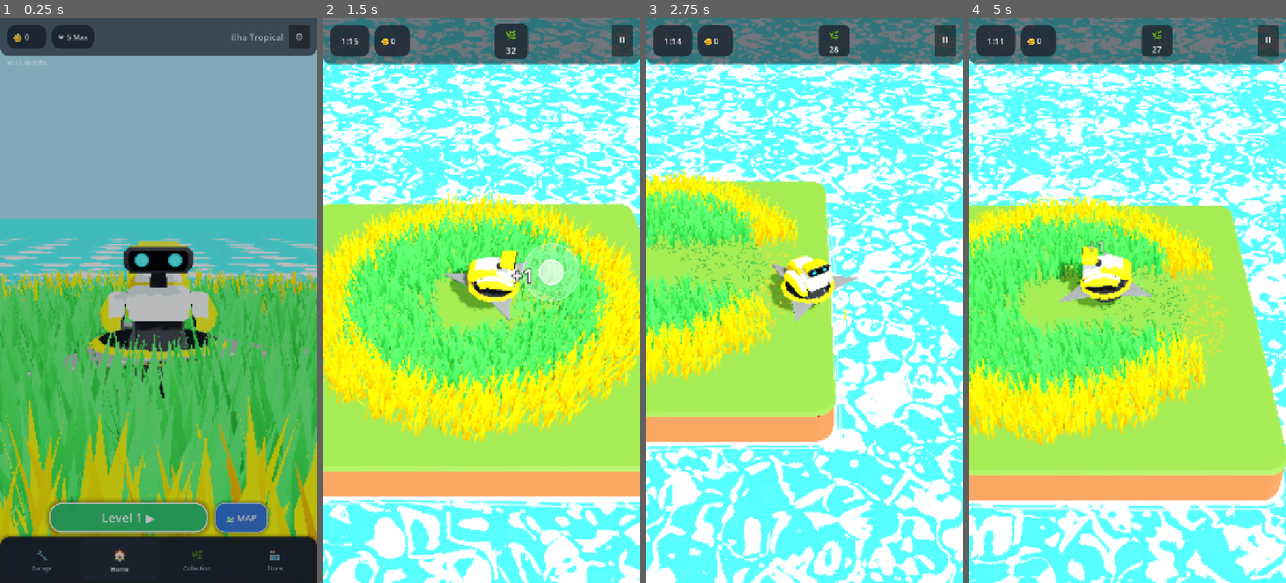
Above: before the commit, frames 1-4 (left to right).
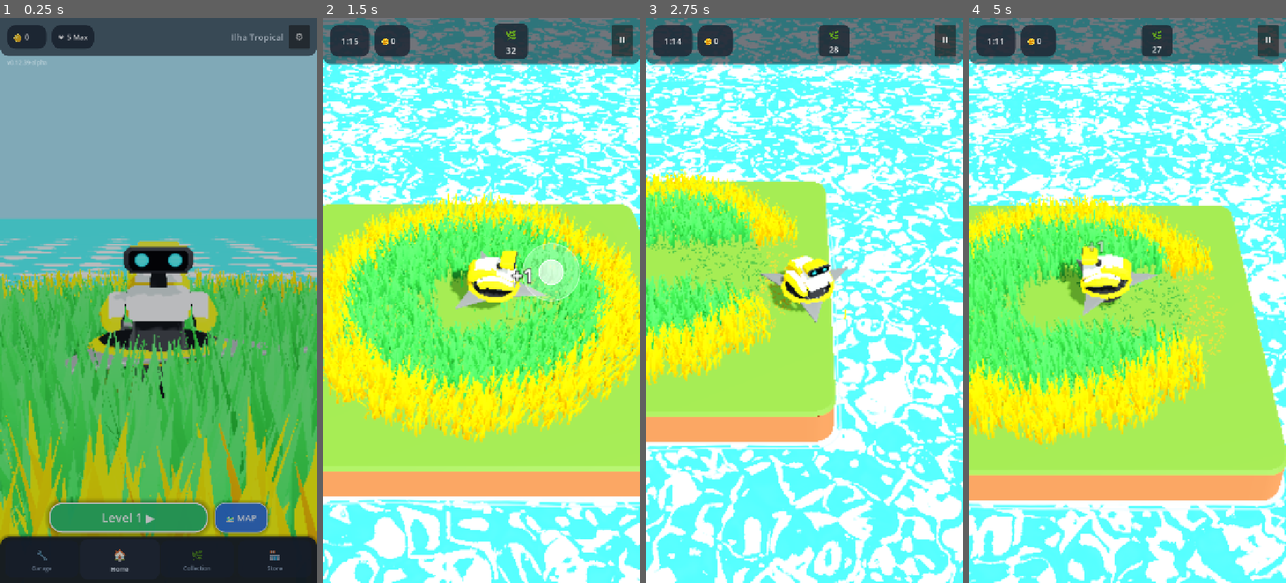
Above: after the commit, the same moments.

Repository: rogerbif/grass-cut-bot
Game: Godot game, scene res://scenes/menu/main_menu.tscn
Same seed, same stepped clock (60 frames per second), same inputs: the game is played once before the commit and once after it.
Inputs (mouse positions are in pixels of both pictures, inside the frame that each line leads up to):
- Up to frame 1 (0.25 s): no input
- Up to frame 2 (1.5 s): click "Level 1 ▶" at 0.5 s; tap Enter at 1.25 s; move the mouse to (551, 272) at 1.27 s; hold Right (ui_right) from 1.28 s (still down); hold Alt from 1.28 s (still down); click (551, 272) at 1.42 s
- Up to frame 3 (2.75 s): release Right (ui_right) at 2 s; release Alt at 2 s; drag from (741, 328) to (788, 413) at 2.02 s
- Up to frame 4 (5 s): move the mouse to (1159, 176) at 2.77 s; hold Right (ui_right) 2.78-3.5 s; tap Z at 2.85 s; drag from (1111, 413) to (1032, 215) at 3.52 s; move the mouse to (1222, 385) at 4.27 s; hold Left (ui_left) from 4.28 s (still down); tap 1 at 4.35 s

The runs differ from the first frame. In frame 1, less than 0.1% of the frame differs, in the area x 8-98%, y 8-64%; in frame 2, 0.6%, in the area x 38-71%, y 41-54%; in frame 3, 0.5%; in frame 4, 0.6%.

Commit message:
feat(cutter,plants): +20% blade speed decoupled from body yaw, +30% flower scale and 1st-hit short knockback (v0.12.39-alpha)

Diff:
--- a/project.godot
+++ b/project.godot
@@ -11,7 +11,7 @@
 [application]
 
 config/name="Grass Cut Bot"
-config/version="0.12.38-alpha"
+config/version="0.12.39-alpha"
 run/main_scene="res://scenes/menu/main_menu.tscn"
 config/features=PackedStringArray("4.7", "Mobile")
 boot_splash/image="uid://3pegaomvcdut"
--- a/scripts/core/game_version.gd
+++ b/scripts/core/game_version.gd
@@ -7,7 +7,7 @@
 
 const MAJOR: int = 0
 const MINOR: int = 12
-const PATCH: int = 38
+const PATCH: int = 39
 const STAGE: String = "ALPHA" # "PRE-ALPHA", "ALPHA", "BETA", "RC", "RELEASE"
 const BUILD_TYPE: String = "dev" # "dev", "nightly", "public"
 
--- a/scripts/cutter/cutter.gd
+++ b/scripts/cutter/cutter.gd
@@ -3,8 +3,8 @@
 @export var base_speed: float = 3.25
 @export var acceleration: float = 24.0
 @export var friction: float = 18.0
-@export var rotation_speed: float = 600.0 # Graus por segundo de rotação da serra em velocidade máxima (em movimento)
-@export var idle_rotation_speed: float = 90.0 # Graus por segundo de rotação suave da serra quando parado (marcha lenta)
+@export var rotation_speed: float = 720.0 # Graus por segundo de rotação da serra em velocidade máxima (+20% ativo)
+@export var idle_rotation_speed: float = 108.0 # Graus por segundo de rotação suave da serra quando parado (+20% stand)
 @export var knockback_force: float = 4.75 # Afastamento/ricochete calibrado ao colidir a lâmina com rochas
 
 @export_group("Procedural Motion")
@@ -42,7 +42,10 @@
 var stun_timer: float = 0.0
 var _shock_cooldown: float = 0.0
 var idle_eyes_timer: float = 0.0
-var current_blade_speed: float = 90.0
+var current_blade_speed: float = 108.0
+var _blade_spin_angle: float = 0.0
+var _initial_blade_pos: Vector3 = Vector3(0.0, 0.258, 0.0)
+var _initial_body_pos: Vector3 = Vector3(0.0, 0.72, 0.0)
 var vegetation_grid: Node3D = null
 
 var _is_celebrating: bool = false
@@ -84,12 +87,13 @@
 	add_to_group("cutter")
 	current_blade_speed = idle_rotation_speed
 	_cached_cutter_speed = base_speed
-	if blade_spinner != null and robot_body != null:
-		blade_spinner.reparent(robot_body, true)
+	if blade_spinner != null:
+		_initial_blade_pos = blade_spinner.position
 		for child: Node in blade_spinner.get_children():
 			if child is GeometryInstance3D:
 				(child as GeometryInstance3D).cast_shadow = GeometryInstance3D.SHADOW_CASTING_SETTING_OFF
 	if robot_body:
+		_initial_body_pos = robot_body.position
 		robot_body.rotation.y = 0.0 # Virado de frente para a câmera (+Z)
 		initial_body_y = robot_body.position.y
 		last_body_yaw = 0.0
@@ -362,12 +366,23 @@
 		blade_shape.shape.radius = radius
 
 	# Escala da malha visual da serra 1:1 com o raio físico (compensando VisualPivot 0.62 * 1.66m = 1.03m)
-	var visual_scale: float = radius / 1.03
-	if blade_spinner:
-		blade_spinner.scale = Vector3(visual_scale, 1.0, visual_scale)
+	_sync_blade_spinner_transform()
 
 	_update_blade_tier_visual()
 	_update_shader_globals()
+
+func _sync_blade_spinner_transform() -> void:
+	if blade_spinner == null:
+		return
+	var visual_scale: float = _cached_blade_radius / 1.03
+	var tilt_quat: Quaternion = Quaternion.IDENTITY
+	if robot_body != null:
+		var chassis_up: Vector3 = robot_body.basis.y.normalized()
+		if chassis_up.distance_squared_to(Vector3.UP) > 0.000001:
+			tilt_quat = Quaternion(Vector3.UP, chassis_up)
+		blade_spinner.position = robot_body.position + robot_body.basis * (_initial_blade_pos - _initial_body_pos)
+	var spin_quat: Quaternion = Quaternion(Vector3.UP, _blade_spin_angle)
+	blade_spinner.basis = Basis(tilt_quat * spin_quat).scaled(Vector3(visual_scale, 1.0, visual_scale))
 
 func _update_blade_tier_visual() -> void:
 	var tier: int = 1
@@ -399,8 +414,7 @@
 		input_direction = Vector2.ZERO
 		if _is_celebrating:
 			current_blade_speed = idle_rotation_speed
-			if blade_spinner != null:
-				blade_spinner.rotate_y(deg_to_rad(current_blade_speed * delta))
+			_blade_spin_angle = fposmod(_blade_spin_angle + deg_to_rad(current_blade_speed * delta), TAU)
 			_process_victory_idle_behavior(delta)
 		else:
 			current_blade_speed = 0.0
@@ -408,13 +422,12 @@
 		return
 
 	# Rotação da serra circular: rotação acelerada durante deslocamento e marcha lenta suave quando parado
+	# Independente do giro horizontal (yaw) do corpo do robô
 	var is_moving: bool = velocity.length_squared() > 0.01 or input_direction.length_squared() > 0.01
 	var target_blade_speed: float = rotation_speed if is_moving else idle_rotation_speed
 	var blade_accel: float = 12.0 if is_moving else 3.5
 	current_blade_speed = lerp(current_blade_speed, target_blade_speed, blade_accel * delta)
-
-	if blade_spinner:
-		blade_spinner.rotate_y(deg_to_rad(current_blade_speed * delta))
+	_blade_spin_angle = fposmod(_blade_spin_angle + deg_to_rad(current_blade_speed * delta), TAU)
 
 	# Atualiza o olhar do robô e o ciclo de sono em idle
 	if robot_eyes:
@@ -444,6 +457,7 @@
 			velocity = col_result["velocity"]
 		_process_procedural_motion(delta, target_speed)
 		_check_obstacle_collisions()
+		_process_cutting()
 		_update_shader_globals()
 		return
 
@@ -490,6 +504,7 @@
 	# Se não estiver jogando, interpola tudo suavemente de volta ao repouso (a não ser que esteja comemorando ou derrotado)
 	if GameManager != null and GameManager.current_state != GameManager.GameState.PLAYING:
 		if _is_celebrating or _is_defeated:
+			_sync_blade_spinner_transform()
 			return
 		current_pitch = lerp(current_pitch, 0.0, 8.0 * delta)
 		current_roll = lerp(current_roll, 0.0, 8.0 * delta)
@@ -503,6 +518,7 @@
 			head_node.rotation = head_node.rotation.lerp(Vector3.ZERO, 8.0 * delta)
 		if neck_node:
 			neck_node.rotation = neck_node.rotation.lerp(Vector3.ZERO, 8.0 * delta)
+		_sync_blade_spinner_transform()
 		return
 
 	# --- 1. Dinâmica de Inclinação (Pitch & Roll / Lean) ---
@@ -566,6 +582,8 @@
 	if head_node:
 		head_node.rotation.y = head_yaw_lag
 		head_node.rotation.x = lerp_angle(head_node.rotation.x, -current_pitch * 0.25, 12.0 * delta)
+
+	_sync_blade_spinner_transform()
 
 ## Reconstrói o cache contíguo de obstáculos da fase para eliminar buscas dinâmicas na SceneTree a cada physics tick.
 func rebuild_obstacles_cache() -> void:
@@ -723,6 +741,20 @@
 	var idx: int = _overlapping_vegetation.find(area)
 	if idx != -1:
 		_overlapping_vegetation.remove_at(idx)
+
+func _trigger_plant_first_hit_knockback(normal: Vector3) -> void:
+	var dir: Vector3 = Vector3(normal.x, 0.0, normal.z)
+	if dir.length_squared() < 0.0001:
+		if velocity.length_squared() > 0.001:
+			dir = -Vector3(velocity.x, 0.0, velocity.z).normalized()
+		else:
+			dir = Vector3(0.0, 0.0, 1.0)
+	else:
+		dir = dir.normalized()
+	is_stunned = true
+	stun_timer = 0.08
+	velocity = dir * 2.15
+	shock_compression = -0.022
 
 func _cut_vegetation_area(area: Area3D) -> bool:
 	if area == null or not is_instance_valid(area):
@@ -734,17 +766,26 @@
 		return true
 	if GameManager != null and GameManager.current_state != GameManager.GameState.PLAYING:
 		return false
+	var old_hp: int = int(plant.get("health"))
+	var max_hp: int = int(plant.get("max_health"))
 	if plant.has_method("cut"):
 		plant.call("cut", _cached_cutter_power)
+	var new_hp: int = int(plant.get("health"))
+	if max_hp > 1 and old_hp == max_hp and new_hp < old_hp and new_hp > 0:
+		var plant_3d: Node3D = plant as Node3D
+		if plant_3d != null:
+			_trigger_plant_first_hit_knockback(global_position - plant_3d.global_position)
 	return bool(plant.get("is_cut"))
 
 func _process_cutting() -> void:
 	if vegetation_grid != null and is_instance_valid(vegetation_grid):
-		if global_position.distance_squared_to(_last_cut_pos) < 0.0004 and absf(_cached_blade_radius - _last_cut_radius) < 0.001:
-			return
 		_last_cut_pos = global_position
 		_last_cut_radius = _cached_blade_radius
-		vegetation_grid.call("cut_in_circle", global_position, _cached_blade_radius, _cached_cutter_power)
+		var first_hit_recoil: Variant = vegetation_grid.call("cut_in_circle", global_position, _cached_blade_radius, _cached_cutter_power)
+		if first_hit_recoil is Vector3:
+			var recoil_vec: Vector3 = first_hit_recoil as Vector3
+			if recoil_vec.length_squared() > 0.0001:
+				_trigger_plant_first_hit_knockback(recoil_vec)
 		return
 	if _overlapping_vegetation.is_empty():
 		return
--- a/scripts/menu/island_node.gd
+++ b/scripts/menu/island_node.gd
@@ -519,7 +519,7 @@
 					var fx: int = int(od.get("gx", 0))
 					var fz: int = int(od.get("gz", 0))
 					var f_pos: Vector3 = LevelJsonLoader.grid_to_world(fx, fz, width, height, cell_size)
-					var f_basis: Basis = Basis(Vector3.UP, fmod(float(fx * 79 + fz * 31), TAU)).scaled(Vector3(0.52, 0.52, 0.52))
+					var f_basis: Basis = Basis(Vector3.UP, fmod(float(fx * 79 + fz * 31), TAU)).scaled(Vector3(0.676, 0.676, 0.676))
 					var f_key: String = o_type if veg_transforms_by_type.has(o_type) else "flower"
 					(veg_transforms_by_type[f_key] as Array[Transform3D]).append(Transform3D(f_basis, f_pos))
 				elif o_type == "wheat":
@@ -547,12 +547,12 @@
 				var scale_y: float = lerpf(0.55, 0.70, scale_factor) * (0.95 + fmod(s_seed * 0.13, 0.10))
 				var scale_xz: float = lerpf(0.34, 0.46, scale_factor) * (0.95 + fmod(s_seed * 0.27, 0.10))
 				scale_vec = Vector3(scale_xz, scale_y, scale_xz)
-			elif v_type != "flower":
+			elif not v_type.begins_with("flower"):
 				var scale_y: float = lerpf(0.48, 0.62, scale_factor) * (0.95 + fmod(s_seed * 0.13, 0.10))
 				var scale_xz: float = lerpf(0.32, 0.44, scale_factor) * (0.95 + fmod(s_seed * 0.27, 0.10))
 				scale_vec = Vector3(scale_xz, scale_y, scale_xz)
 			else:
-				var sf: float = 0.52 * scale_factor
+				var sf: float = 0.676 * scale_factor
 				scale_vec = Vector3(sf, sf, sf)
 
 			var g_basis: Basis = Basis(Vector3.UP, random_rot) * Basis.from_scale(scale_vec)
@@ -587,7 +587,7 @@
 				var fx: int = int((obj_item as Dictionary).get("gx", 0))
 				var fz: int = int((obj_item as Dictionary).get("gz", 0))
 				var f_pos: Vector3 = Vector3(offset_x + float(fx) * cell_size, 0.0, offset_z + float(fz) * cell_size)
-				var f_basis: Basis = Basis(Vector3.UP, fmod(float(fx * 79 + fz * 31), TAU)).scaled(Vector3(0.52, 0.52, 0.52))
+				var f_basis: Basis = Basis(Vector3.UP, fmod(float(fx * 79 + fz * 31), TAU)).scaled(Vector3(0.676, 0.676, 0.676))
 				(veg_transforms_by_type["flower"] as Array[Transform3D]).append(Transform3D(f_basis, f_pos))
 
 		for r: int in range(rows):
@@ -610,7 +610,7 @@
 					var flower_pos: Vector3 = veg_field.call("cell_to_world", lx * 2, lz * 2, cell_size) as Vector3
 					flower_pos.x += 0.10
 					flower_pos.z += 0.10
-					var f_basis: Basis = Basis(Vector3.UP, fmod(float(lx * 79 + lz * 31), TAU)).scaled(Vector3(0.52, 0.52, 0.52))
+					var f_basis: Basis = Basis(Vector3.UP, fmod(float(lx * 79 + lz * 31), TAU)).scaled(Vector3(0.676, 0.676, 0.676))
 					(veg_transforms_by_type["flower"] as Array[Transform3D]).append(Transform3D(f_basis, flower_pos))
 					continue
 
@@ -629,12 +629,12 @@
 					var scale_y: float = lerpf(0.55, 0.70, edge_t) * (0.95 + fmod(sub_seed * 0.13, 0.10))
 					var scale_xz: float = lerpf(0.34, 0.46, edge_t) * (0.95 + fmod(sub_seed * 0.27, 0.10))
 					scale_vec = Vector3(scale_xz, scale_y, scale_xz)
-				elif v_type != "flower":
+				elif not v_type.begins_with("flower"):
 					var scale_y: float = lerpf(0.48, 0.62, edge_t) * (0.95 + fmod(sub_seed * 0.13, 0.10))
 					var scale_xz: float = lerpf(0.32, 0.44, edge_t) * (0.95 + fmod(sub_seed * 0.27, 0.10))
 					scale_vec = Vector3(scale_xz, scale_y, scale_xz)
 				else:
-					var sf: float = 0.52
+					var sf: float = 0.676
 					scale_vec = Vector3(sf, sf, sf)
 
 				var g_basis: Basis = Basis(Vector3.UP, rot_y) * Basis.from_scale(scale_vec)
--- a/scripts/menu/menu_bot.gd
+++ b/scripts/menu/menu_bot.gd
@@ -14,7 +14,7 @@
 
 const TELEPORT_SHADER: Shader = preload("res://shaders/teleport_effect.gdshader")
 
-@export var blade_rotation_speed: float = 75.0 # Graus por segundo de rotação suave da lâmina
+@export var blade_rotation_speed: float = 90.0 # Graus por segundo de rotação suave da lâmina (+20% stand)
 @export var move_distance: float = 0.50          # Distância máxima de avanço frontal (meio metro)
 @export var drive_speed: float = 0.42           # Velocidade de deslocamento suave na ilha (m/s)
 
@@ -45,6 +45,9 @@
 
 # Expressões randômicas
 var _expression_timer: float = 0.0
+var _blade_spin_angle: float = 0.0
+var _initial_blade_pos: Vector3 = Vector3(0.0, 0.258, 0.0)
+var _initial_body_pos: Vector3 = Vector3(0.0, 0.72, 0.0)
 
 @onready var visual_pivot: Node3D = $VisualPivot if has_node("VisualPivot") else self
 @onready var robot_body: Node3D = get_node_or_null("VisualPivot/GrassBot/Robot/Body") as Node3D
@@ -60,12 +63,13 @@
 
 func _ready() -> void:
 	base_position = position
-	if blade_spinner != null and robot_body != null:
-		blade_spinner.reparent(robot_body, true)
+	if blade_spinner != null:
+		_initial_blade_pos = blade_spinner.position
 		for child: Node in blade_spinner.get_children():
 			if child is GeometryInstance3D:
 				(child as GeometryInstance3D).cast_shadow = GeometryInstance3D.SHADOW_CASTING_SETTING_OFF
 	if robot_body != null:
+		_initial_body_pos = robot_body.position
 		robot_body.rotation.y = 0.0 # Rosto e serra voltados para a câmera do menu
 
 	_setup_eyes()
@@ -95,21 +99,34 @@
 		robot_eyes.set_expression(RobotEyes.EyeExpression.NORMAL)
 
 func _process(delta: float) -> void:
-	# 1. Rotação suave contínua da lâmina em marcha lenta
-	if blade_spinner != null:
-		blade_spinner.rotate_y(deg_to_rad(blade_rotation_speed * delta))
+	# 1. Rotação suave contínua da lâmina em marcha lenta (independente do giro yaw do corpo)
+	_blade_spin_angle = fposmod(_blade_spin_angle + deg_to_rad(blade_rotation_speed * delta), TAU)
 
 	if is_teleporting:
+		_sync_blade_spinner_transform()
 		return
 
 	# 2. Condução física e máquina de estados de locomoção
 	_process_locomotion(delta)
+	_sync_blade_spinner_transform()
 
 	# 3. Articulação expressiva autônoma da cabeça
 	_process_head_motion(delta)
 
 	# 4. Alternância randômica de humores e expressões nos olhos de LED
 	_process_random_expressions(delta)
+
+func _sync_blade_spinner_transform() -> void:
+	if blade_spinner == null:
+		return
+	var tilt_quat: Quaternion = Quaternion.IDENTITY
+	if robot_body != null:
+		var chassis_up: Vector3 = robot_body.basis.y.normalized()
+		if chassis_up.distance_squared_to(Vector3.UP) > 0.000001:
+			tilt_quat = Quaternion(Vector3.UP, chassis_up)
+		blade_spinner.position = robot_body.position + robot_body.basis * (_initial_blade_pos - _initial_body_pos)
+	var spin_quat: Quaternion = Quaternion(Vector3.UP, _blade_spin_angle)
+	blade_spinner.basis = Basis(tilt_quat * spin_quat)
 
 func _process_locomotion(delta: float) -> void:
 	_state_timer -= delta
--- a/scripts/plants/plant.gd
+++ b/scripts/plants/plant.gd
@@ -43,8 +43,12 @@
 		var scale_y: float = randf_range(0.53, 0.64)
 		var scale_xz: float = randf_range(0.40, 0.45)
 		visual_mesh.scale = Vector3(scale_xz, scale_y, scale_xz)
+	elif type == PlantType.FLOWER:
+		# Flores com +30% de escala visual (0.48~0.58 * 1.30 = 0.624~0.754)
+		var flower_scale: float = randf_range(0.624, 0.754)
+		visual_mesh.scale = Vector3(flower_scale, flower_scale, flower_scale)
 	else:
-		# Flores e trigo proporcionais ao slot de célula de 0.40m
+		# Trigo proporcional ao slot de célula de 0.40m
 		var random_scale: float = randf_range(0.48, 0.58)
 		visual_mesh.scale = Vector3(random_scale, random_scale, random_scale)
 
--- a/scripts/plants/vegetation_grid.gd
+++ b/scripts/plants/vegetation_grid.gd
@@ -771,7 +771,7 @@
 				var scale_xz: float = lerpf(0.34, 0.46, scale_factor) * (0.95 + fmod(s_seed * 0.27, 0.10))
 				scale_vec = Vector3(scale_xz, scale_y, scale_xz)
 			else:
-				var sf: float = 0.52 * scale_factor
+				var sf: float = 0.676 * scale_factor
 				scale_vec = Vector3(sf, sf, sf)
 
 			var inst_basis: Basis = Basis(Vector3.UP, random_rot) * Basis.from_scale(scale_vec)
@@ -1091,8 +1091,8 @@
 				var scale_xz: float = lerpf(0.34, 0.46, edge_t) * (0.95 + fmod(s_seed * 0.27, 0.10))
 				scale_vec = Vector3(scale_xz, scale_y, scale_xz)
 			else:
-				# Flor
-				var sf: float = 0.52
+				# Flor (+30% de escala visual: 0.52 * 1.30 = 0.676)
+				var sf: float = 0.676
 				scale_vec = Vector3(sf, sf, sf)
 
 			var inst_basis: Basis = Basis(Vector3.UP, random_rot) * Basis.from_scale(scale_vec)
@@ -1252,10 +1252,10 @@
 	return tree.root.get_node_or_null("GameManager")
 
 
-func cut_in_circle(center: Vector3, blade_radius: float, power: int) -> void:
+func cut_in_circle(center: Vector3, blade_radius: float, power: int) -> Vector3:
 	var gm: Node = _get_game_manager()
 	if gm != null and int(gm.get("current_state")) != 1:
-		return
+		return Vector3.ZERO
 
 	# Pinta a trilha contínua da serra no solo
 	if _lawn_cut_trail != null and is_instance_valid(_lawn_cut_trail):
@@ -1271,6 +1271,7 @@
 	var now_sec: float = float(Time.get_ticks_msec()) * 0.001
 	var particles_spawned_this_frame: int = 0
 	var new_shaking_tufts: PackedInt32Array = PackedInt32Array()
+	var first_hit_recoil: Vector3 = Vector3.ZERO
 
 	for cx: int in range(min_cx, max_cx + 1):
 		for cz: int in range(min_cz, max_cz + 1):
@@ -1305,9 +1306,16 @@
 							new_shaking_tufts.append(p_idx)
 					continue
 
+				var old_hp: int = _health[p_idx]
 				_last_hit_time[p_idx] = now_sec
-				var new_hp: int = _health[p_idx] - power
+				var new_hp: int = old_hp - power
 				_health[p_idx] = new_hp
+				if _max_health[p_idx] > 1 and old_hp == _max_health[p_idx] and new_hp > 0:
+					var recoil_vec: Vector3 = Vector3(center.x - p_pos.x, 0.0, center.z - p_pos.z)
+					if recoil_vec.length_squared() > 0.0001:
+						first_hit_recoil += recoil_vec.normalized()
+					else:
+						first_hit_recoil += Vector3(0.0, 0.0, 1.0)
 
 				var mmi_idx: int = _mmi_indices[p_idx]
 				var inst_idx: int = _instance_indices[p_idx]
@@ -1392,6 +1400,7 @@
 		if not new_shaking_tufts.has(old_p_idx):
 			_restore_plant_transform(old_p_idx)
 	_actively_shaking_tufts = new_shaking_tufts
+	return first_hit_recoil.normalized() if first_hit_recoil.length_squared() > 0.0001 else Vector3.ZERO
 
 
 func _restore_plant_transform(p_idx: int) -> void:
@@ -1407,12 +1416,12 @@
 
 ## Resolve a colisão física contra plantas rígidas (> 1 vida vivas) para impedir que o cortador as atravesse.
 func resolve_rigid_plant_collision(cutter_pos: Vector3, cutter_vel: Vector3, body_radius: float, plant_radius: float = 0.18) -> Dictionary:
-	var total_radius: float = body_radius + plant_radius
-	var total_radius_sq: float = total_radius * total_radius
-	var min_cx: int = floori((cutter_pos.x - total_radius) / GRID_STEP)
-	var max_cx: int = ceili((cutter_pos.x + total_radius) / GRID_STEP)
-	var min_cz: int = floori((cutter_pos.z - total_radius) / GRID_STEP)
-	var max_cz: int = ceili((cutter_pos.z + total_radius) / GRID_STEP)
+	var max_plant_radius: float = maxf(plant_radius, 0.23)
+	var search_radius: float = body_radius + max_plant_radius
+	var min_cx: int = floori((cutter_pos.x - search_radius) / GRID_STEP)
+	var max_cx: int = ceili((cutter_pos.x + search_radius) / GRID_STEP)
+	var min_cz: int = floori((cutter_pos.z - search_radius) / GRID_STEP)
+	var max_cz: int = ceili((cutter_pos.z + search_radius) / GRID_STEP)
 
 	var resolved_pos: Vector3 = cutter_pos
 	var resolved_vel: Vector3 = cutter_vel
@@ -1427,6 +1436,10 @@
 				var p_idx: int = bucket[i]
 				if _max_health[p_idx] <= 1 or _is_cut[p_idx] == 1 or _health[p_idx] <= 0:
 					continue
+
+				var eff_plant_radius: float = 0.23 if _plant_keys[p_idx].begins_with("flower") else plant_radius
+				var total_radius: float = body_radius + eff_plant_radius
+				var total_radius_sq: float = total_radius * total_radius
 
 				var p_pos: Vector3 = _positions[p_idx]
 				var dx: float = resolved_pos.x - p_pos.x
Not shown, changed: export_presets.cfg
Not shown, changed: docs/02_entidades_e_mecanicas/SISTEMA_DE_VEGETACAO.md
Not shown, changed: docs/02_entidades_e_mecanicas/SISTEMA_DO_CORTADOR.md
Not shown, added: docs/historico_melhorias/114_giro_lamina_desacoplado_escala_flores_e_knockback_hit1.md
Not shown, changed: docs/historico_melhorias/INDICE_MELHORIAS.md
